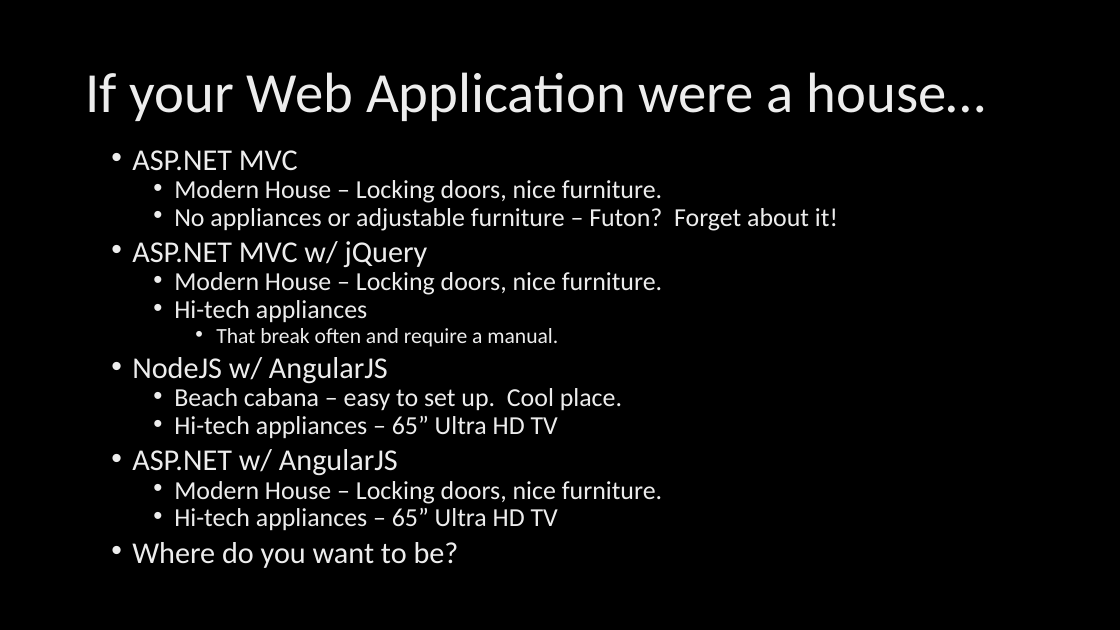
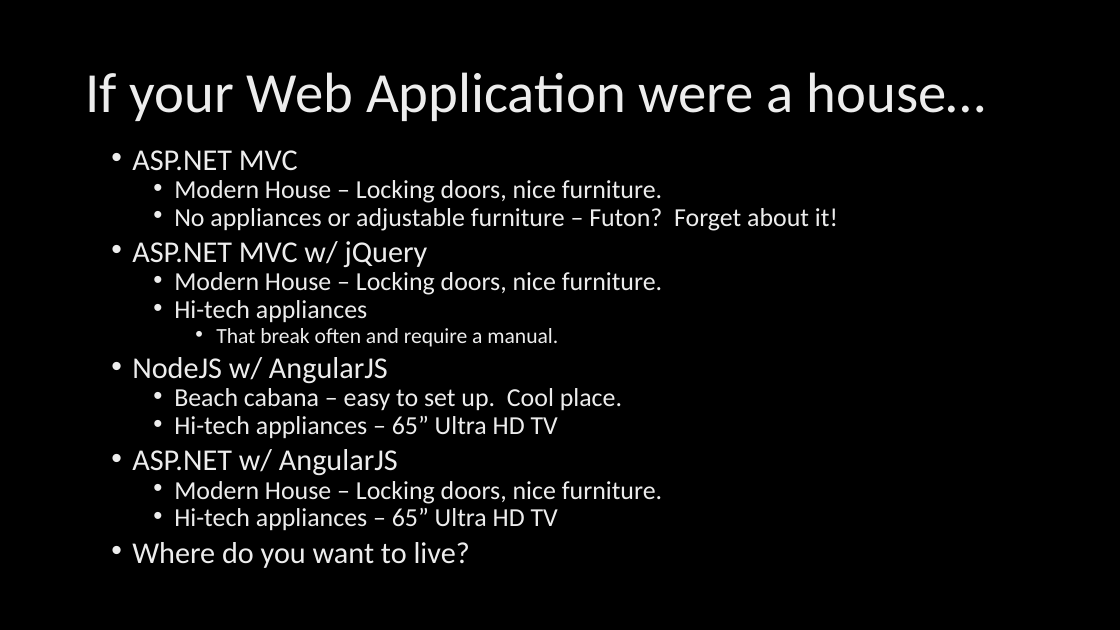
Before and after one commit to ryanlangton/angularjs-mvc, a slide deck: slide 41 of AngularJSdotNet.pptx (slide 40 before the commit). Drawn at 1120x630 pixels with LibreOffice and Linux fonts; fonts in the diff are those of the drawing; background and template pictures are left out. Boxes give left, top, right and bottom in pixels: in the first picture for what was removed or moved away, otherwise in the second. Text is boxed around its words. In the diff, an @@ line names an element or a change of style, - is before the commit and + after.

```diff
--- a/AngularJSdotNet.pptx
+++ b/AngularJSdotNet.pptx
@@ text at box(132, 542, 470, 568): text changed @@
-• Where do you want to be?
+• Where do you want to live?
```
Also in this commit, not shown: 6 other slides changed, 14 other files.
